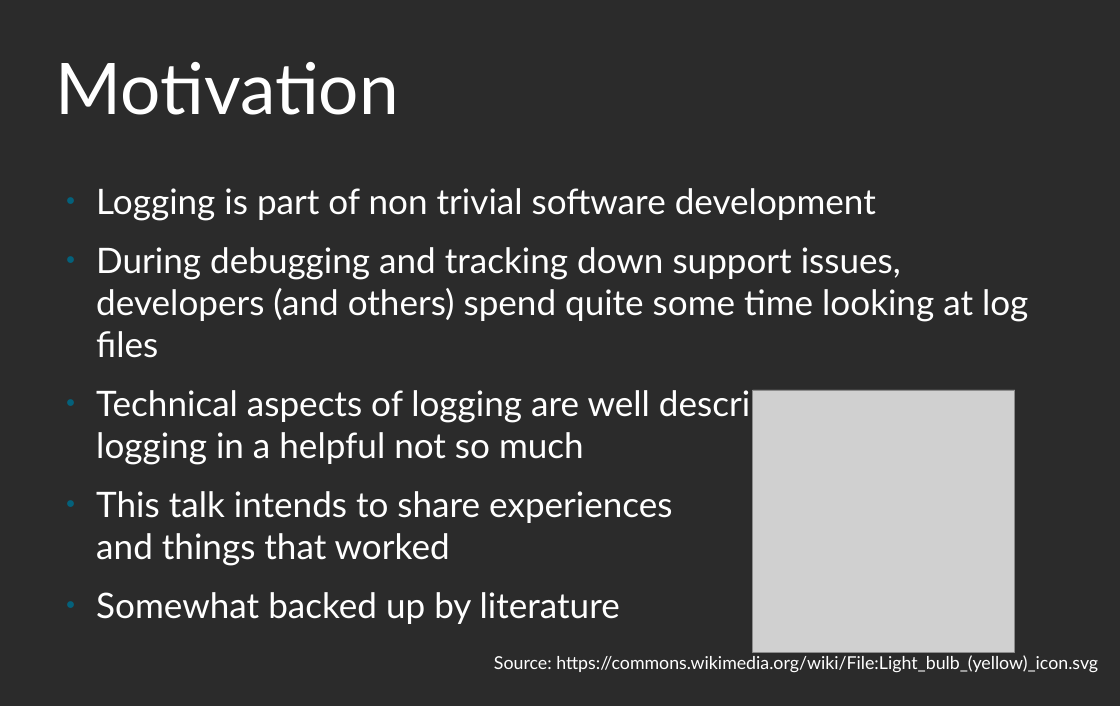
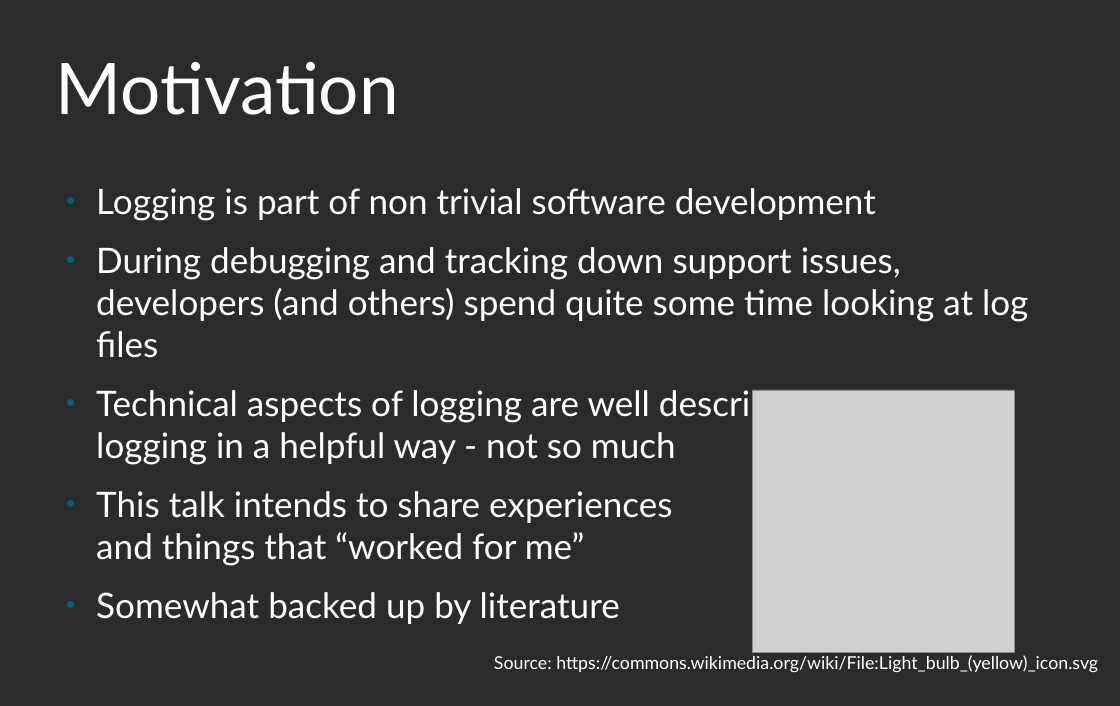
Before and after one commit to roskakori/talks, a slide deck: slide 3 of pygraz/helpful_logging_with_python/Helpful logging with Python.odp (slide 2 before the commit). Drawn at 1120x706 pixels with LibreOffice and Linux fonts; fonts in the diff are those of the drawing; grey boxes stand for pictures; background and template pictures are left out; a plain dark background stands for a picture behind light text. Boxes give left, top, right and bottom in pixels: in the first picture for what was removed or moved away, otherwise in the second. Text is boxed around its words. In the diff, an @@ line names an element or a change of style, - is before the commit and + after.

```diff
--- a/pygraz/helpful_logging_with_python/Helpful logging with Python.odp
+++ b/pygraz/helpful_logging_with_python/Helpful logging with Python.odp
@@ text at (x1=96, y1=386, x2=994, y2=566): text changed @@
-● Technical aspects of logging are well described, how to use logging in a helpful not so much
-● This talk intends to share experiences
-  and things that worked
+● Technical aspects of logging are well described, how to use logging in a helpful way - not so much
+● This talk intends to share experiences
+  and things that “worked for me”
```
Also in this commit, not shown: 15 other slides changed, 7 slides added, 6 other files.
